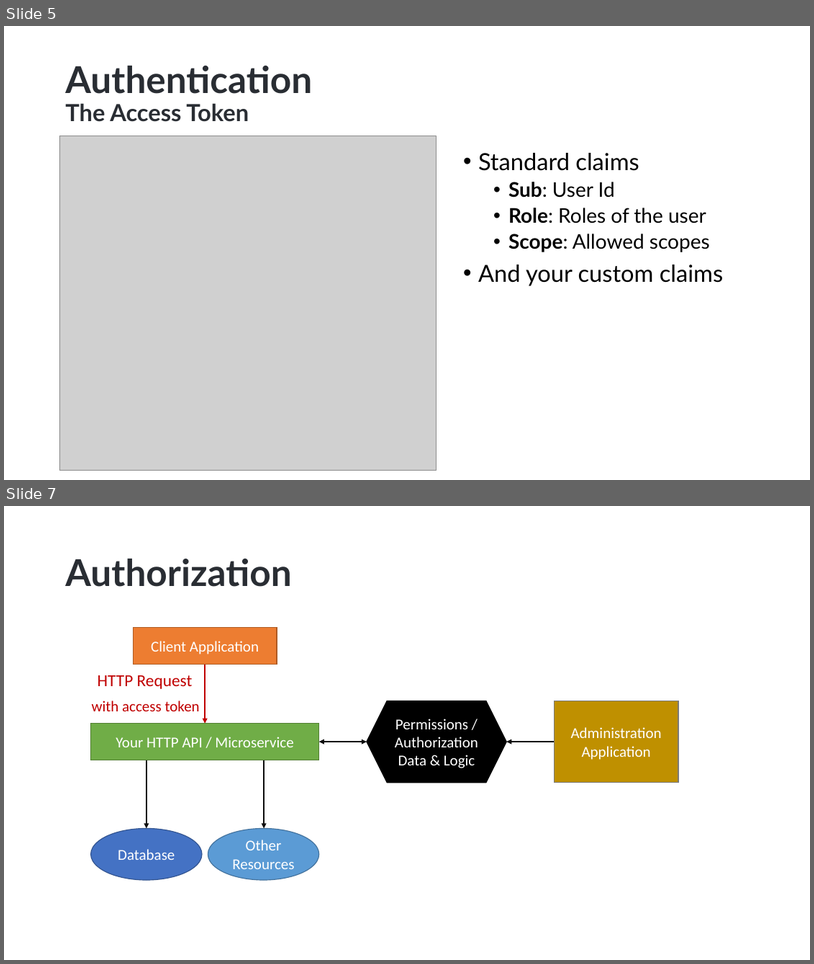
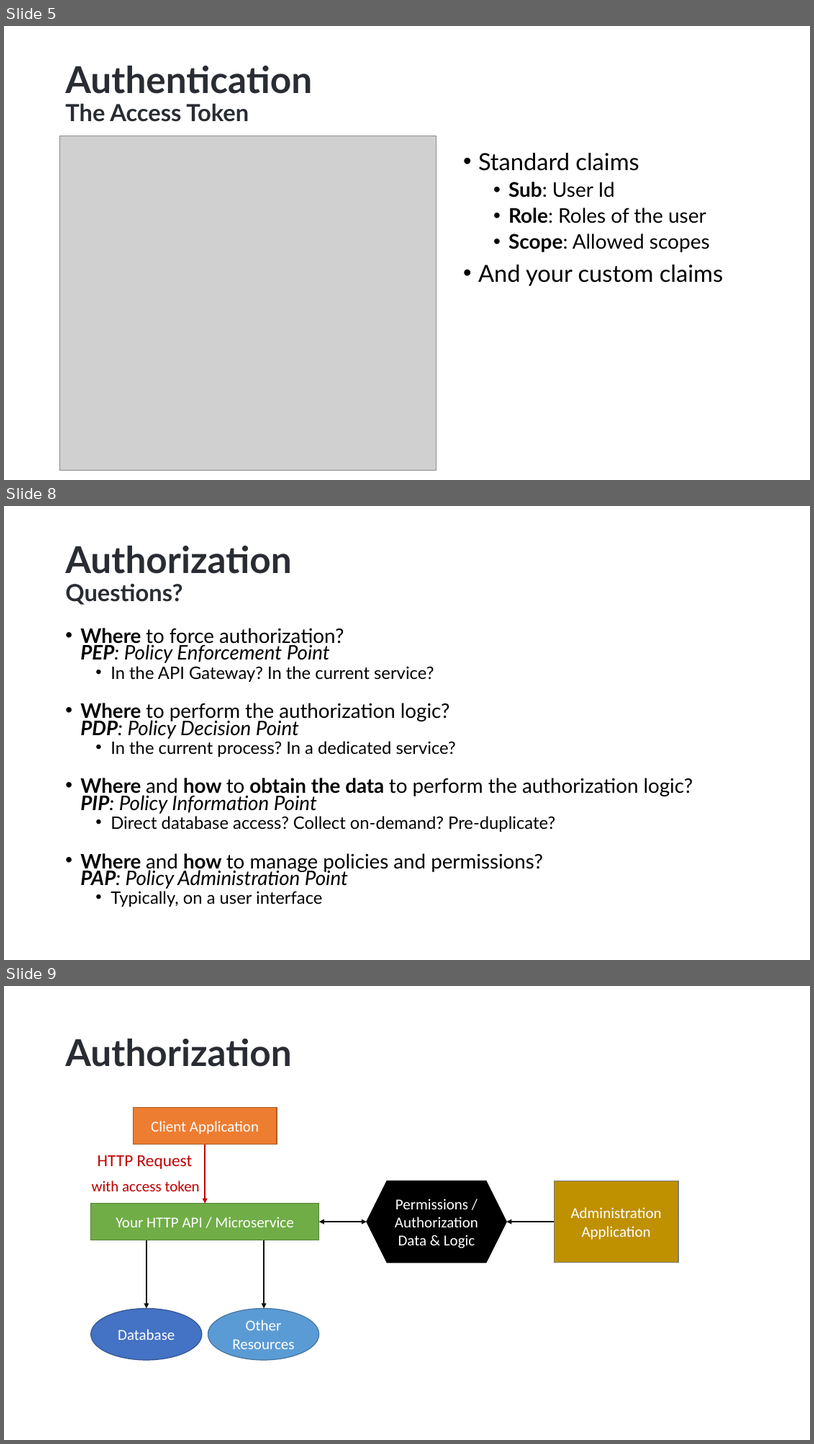
Before and after one commit to hikalkan/presentations, a slide deck: 2022-10-15 Authorization-In-Distributed-Systems/Authorization-In-Distributed-Systems.pptx. Shown one above the other, each under a label of ours: slides 5 and 7 before the commit, slides 5, 8 and 9 after it; the slides between them are not shown. The pictures are 814x964 and 814x1444 pixels, drawn with LibreOffice and Linux fonts; fonts in the diff are those of the drawing; grey boxes stand for pictures; background and template pictures are left out. Boxes give left, top, right and bottom in pixels: in the first picture for what was removed or moved away, otherwise in the second. Text is boxed around its words. In the diff, an @@ line names an element or a change of style, - is before the commit and + after.

```diff
--- a/2022-10-15 Authorization-In-Distributed-Systems/Authorization-In-Distributed-Systems.pptx
+++ b/2022-10-15 Authorization-In-Distributed-Systems/Authorization-In-Distributed-Systems.pptx
@@ slide 8 added at box(4, 506, 810, 960), background picture (left out) @@
@@ title added at box(65, 546, 291, 605), 44 pt, text #292D33, bold @@
+Authorization
+Questions?
@@ text added at box(80, 628, 694, 906), 23.8 pt, text #000000 @@
+• Where to force authorization?
+  PEP: Policy Enforcement Point
+  • In the API Gateway? In the current service?
+• Where to perform the authorization logic?
+  PDP: Policy Decision Point
+  • In the current process? In a dedicated service?
+• Where and how to obtain the data to perform the authorization logic?
+  PIP: Policy Information Point
+  • Direct database access? Collect on-demand? Pre-duplicate?
+• Where and how to manage policies and permissions?
+  PAP: Policy Administration Point
+  • Typically, on a user interface
@@ what was slide 7 is now slide 9 @@
```
Also in this commit, not shown: 1 slide changed, 1 other slide added, 2 slides removed.
